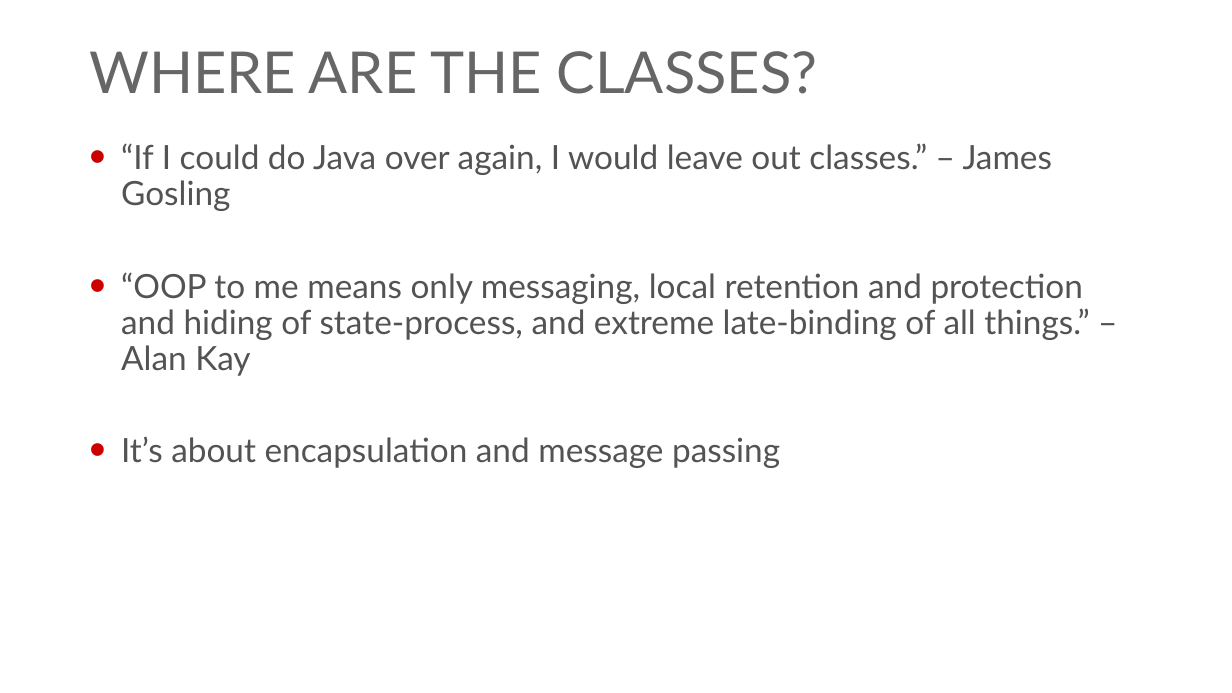
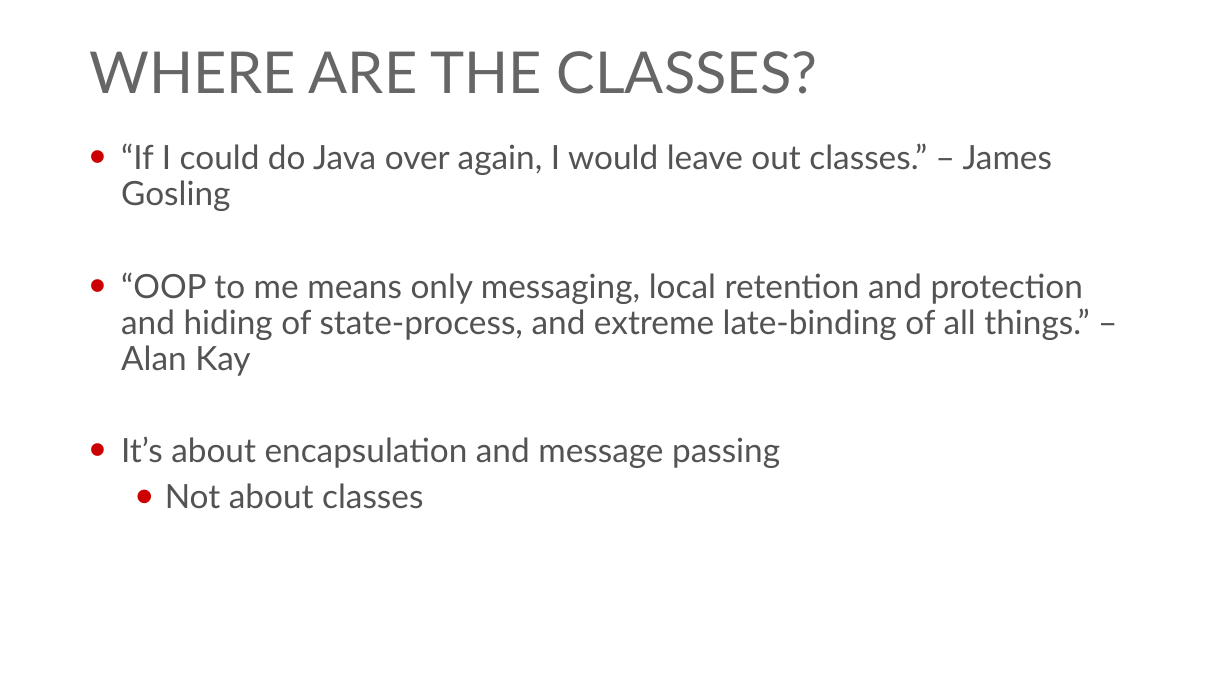
Before and after one commit to georgiyolovski/elixir-tech-talk, a slide deck: slide 5 of Elixir Tech Talk.pptx (slide 3 before the commit). Drawn at 1232x693 pixels with LibreOffice and Linux fonts; fonts in the diff are those of the drawing; background and template pictures are left out. Boxes give left, top, right and bottom in pixels: in the first picture for what was removed or moved away, otherwise in the second. Text is boxed around its words. In the diff, an @@ line names an element or a change of style, - is before the commit and + after.

```diff
--- a/Elixir Tech Talk.pptx
+++ b/Elixir Tech Talk.pptx
@@ text at (x1=165, y1=483, x2=423, y2=509): paragraph added @@
+  • Not about classes
```
Also in this commit, not shown: 5 other slides changed, 2 slides added.
